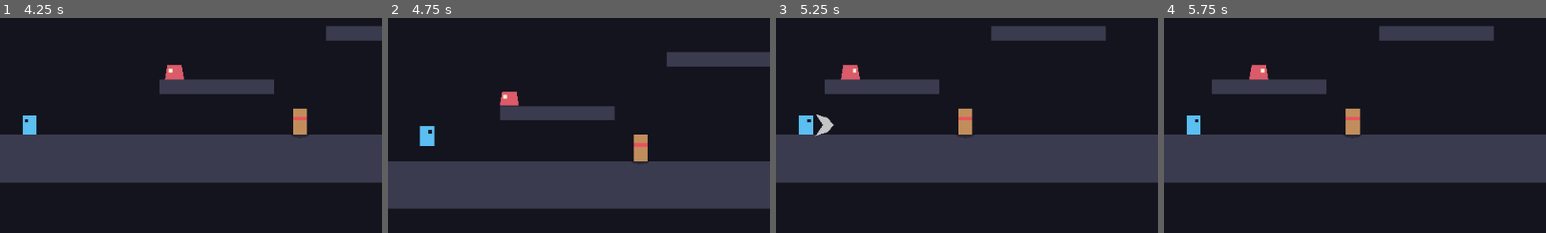
Above: before the commit, frames 1-4 (left to right).
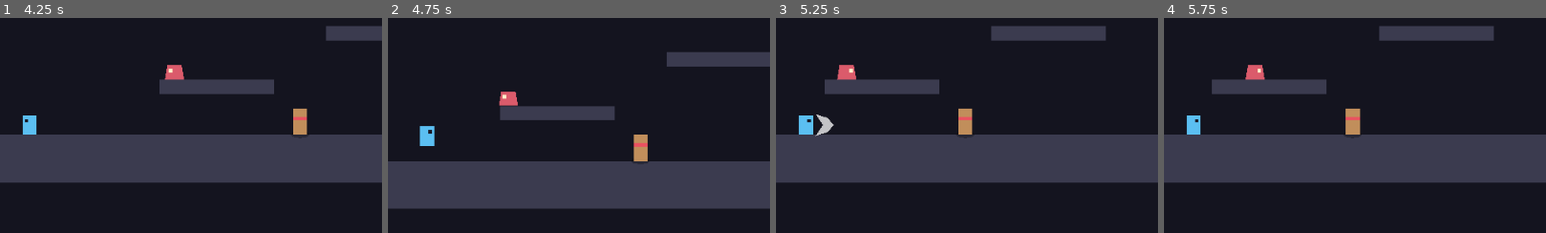
Above: after the commit, the same moments.

Repository: ProfTiagoBarros/2dGodotTemplate
Game: Godot game, scene res://ui/main_menu/main_menu.tscn
Two runs of this game, one before a commit and one after it. Both use one fixed random seed, a clock stepped at 60 frames per second and the inputs below.
Inputs (mouse positions are % of the whole screen's width and height, from its top left):
- Up to frame 1 (4.25 s): click "Play" at 0.5 s; tap Enter at 1.25 s; move the mouse to (72, 45) at 1.27 s; hold D (move_right) 1.28-2 s; tap J (attack) at 1.35 s; click (72, 45) at 1.42 s; tap Space (jump) at 1.52 s; drag from (30, 55) to (74, 60) at 2.02 s; move the mouse to (60, 28) at 2.77 s; hold A (move_left) 2.78-3.5 s; tap E (interact) at 2.85 s; click (60, 28) at 2.92 s; drag from (45, 70) to (70, 42) at 3.52 s
- Up to frame 2 (4.75 s): tap Space (jump) at 4.25, 4.52 s; move the mouse to (80, 65) at 4.27 s; hold D (move_right) from 4.28 s (still down); tap J (attack) at 4.35 s; click (80, 65) at 4.42 s
- Up to frame 3 (5.25 s): release D (move_right) at 5 s; drag from (20, 35) to (58, 42) at 5.02 s
- Up to frame 4 (5.75 s): no input
The pictures show only the part of the screen within x 46-96%, y 30-80%; the shares and areas given below are measured in that part.

Frame 1 is identical in both runs. In frame 2, less than 0.1% of the frame differs, in the area x 29-35%, y 34-41%; in frame 3, 0.2%, in the area x 16-22%, y 21-29%; in frame 4, 0.2%.

Commit message:
Revisão de segurança e performance
Segurança:
- Corrige execução de código via settings.cfg adulterado: ConfigFile
  construía objetos/carregava scripts (exploit reproduzido). Novo
  SafeConfig recusa construtores antes do parse; Settings valida chaves e
  tipos e limita volume a 0..1.
- Saves: recusa 'data' de tipo errado; SaveSystem.get_int para campos
  numéricos; leitura tolerante dos atalhos remapeados.
- CI: permissions contents:read, Godot/templates verificados por SHA-512,
  inputs via env, action de terceiros fixada por commit, validação de tag
  semver, APK debug marcado "-debug", Dependabot para actions.

Performance:
- HurtboxComponent dorme até area_entered (sem callback por frame).
- Percepção dos inimigos a ~10 Hz com fase aleatória (raycasts espalhados).

Testes: 126 verificações (8 novas de segurança/performance), 5/5 estáveis.

Co-Authored-By: Claude Opus 5.5 <noreply@anthropic.com>

Diff:
--- a/autoloads/input_bindings.gd
+++ b/autoloads/input_bindings.gd
@@ -256,28 +256,39 @@
 		"key":
 			var key := InputEventKey.new()
 			key.device = -1
-			key.physical_keycode = int(dict.get("physical_keycode", KEY_NONE)) as Key
+			key.physical_keycode = _int(dict, "physical_keycode", KEY_NONE) as Key
 			if key.physical_keycode == KEY_NONE:
-				key.keycode = int(dict.get("keycode", KEY_NONE)) as Key
+				key.keycode = _int(dict, "keycode", KEY_NONE) as Key
 			return key
 		"mouse_button":
 			# Só o mouse REAL: ignora cliques emulados pelo toque (DEVICE_ID_EMULATION).
 			var mouse := InputEventMouseButton.new()
 			mouse.device = InputEvent.DEVICE_ID_MOUSE
-			mouse.button_index = int(dict.get("button_index", MOUSE_BUTTON_LEFT)) as MouseButton
+			mouse.button_index = _int(dict, "button_index", MOUSE_BUTTON_LEFT) as MouseButton
 			return mouse
 		"joy_button":
 			var button := InputEventJoypadButton.new()
 			button.device = -1
-			button.button_index = int(dict.get("button_index", 0)) as JoyButton
+			button.button_index = _int(dict, "button_index", 0) as JoyButton
 			return button
 		"joy_motion":
 			var motion := InputEventJoypadMotion.new()
 			motion.device = -1
-			motion.axis = int(dict.get("axis", 0)) as JoyAxis
-			motion.axis_value = signf(float(dict.get("axis_value", 1.0)))
+			motion.axis = _int(dict, "axis", 0) as JoyAxis
+			motion.axis_value = signf(_float(dict, "axis_value", 1.0))
 			return motion
 	return null
+
+
+## Leitura tolerante: o settings.cfg pode ter sido editado à mão.
+static func _int(dict: Dictionary, key: String, default: int) -> int:
+	var value: Variant = dict.get(key, default)
+	return int(value) if value is int or value is float else default
+
+
+static func _float(dict: Dictionary, key: String, default: float) -> float:
+	var value: Variant = dict.get(key, default)
+	return float(value) if value is int or value is float else default
 
 
 ## Cópia "limpa" do evento capturado: sem modificadores, sem estado, device correto.
--- a/autoloads/save_system.gd
+++ b/autoloads/save_system.gd
@@ -73,12 +73,24 @@
 		return false
 
 	payload = _migrate(payload)
-	data = payload.get("data", {}) as Dictionary
+	# Save é entrada NÃO confiável (pode ser editado à mão): valide os tipos.
+	var loaded: Variant = payload.get("data", {})
+	if not loaded is Dictionary:
+		Log.warn("SaveSystem: campo 'data' inválido no slot %d" % slot)
+		return false
+	data = loaded
 	current_slot = slot
 	get_tree().call_group(PERSIST_GROUP, &"load_state", data)
 	Log.debug("SaveSystem: slot %d carregado" % slot)
 	game_loaded.emit(slot)
 	return true
+
+
+## Lê um número inteiro de `data` com segurança (JSON guarda números como
+## float, e um save editado pode trazer texto/listas no lugar).
+func get_int(key: String, default: int = 0) -> int:
+	var value: Variant = data.get(key, default)
+	return int(value) if value is int or value is float else default
 
 
 func delete_save(slot: int = 0) -> void:
--- a/autoloads/settings.gd
+++ b/autoloads/settings.gd
@@ -78,13 +78,31 @@
 
 	if not FileAccess.file_exists(PATH):
 		return
-	var saved := ConfigFile.new()
-	if saved.load(PATH) != OK:
-		Log.warn("Settings: arquivo corrompido, usando padrões.")
+	# NUNCA ConfigFile.load() direto em user://: pode executar código (ver SafeConfig).
+	var saved := SafeConfig.load_file(PATH)
+	if saved == null:
+		Log.warn("Settings: arquivo inválido ou inseguro, usando padrões.")
 		return
 	for section: String in saved.get_sections():
 		for key: String in saved.get_section_keys(section):
-			_config.set_value(section, key, saved.get_value(section, key))
+			var value: Variant = saved.get_value(section, key)
+			if is_valid_value(section, key, value):
+				_config.set_value(section, key, value)
+			else:
+				Log.warn("Settings: valor ignorado [%s] %s" % [section, key])
+
+
+## Aceita só chaves conhecidas com o tipo do valor padrão (int vale onde se
+## espera float). A seção "input" (atalhos remapeados) aceita listas; o
+## conteúdo é validado pelo InputBindings.
+func is_valid_value(section: String, key: String, value: Variant) -> bool:
+	if section == "input":
+		return value is Array
+	var section_defaults: Dictionary = DEFAULTS.get(section, {})
+	if not section_defaults.has(key):
+		return false
+	var expected := typeof(section_defaults[key])
+	return typeof(value) == expected or (expected == TYPE_FLOAT and value is int)
 
 
 func _apply(section: String, key: String, value: Variant) -> void:
@@ -92,7 +110,7 @@
 		"audio":
 			var bus := AudioServer.get_bus_index(key)
 			if bus != -1:
-				AudioServer.set_bus_volume_linear(bus, float(value))
+				AudioServer.set_bus_volume_linear(bus, clampf(float(value), 0.0, 1.0))
 		"video":
 			_apply_video(key, value)
 		"game":
--- a/core/components/hurtbox_component.gd
+++ b/core/components/hurtbox_component.gd
@@ -15,8 +15,17 @@
 @export var team: StringName = &""
 
 
+func _ready() -> void:
+	# Performance: só processa enquanto algo sobrepõe (dorme no resto do tempo).
+	set_physics_process(false)
+	area_entered.connect(_on_area_entered)
+
+
 func _physics_process(_delta: float) -> void:
-	if health == null or health.is_invulnerable() or not has_overlapping_areas():
+	if not has_overlapping_areas():
+		set_physics_process(false)
+		return
+	if health == null or health.is_invulnerable():
 		return
 	for area: Area2D in get_overlapping_areas():
 		var hitbox := area as HitboxComponent
@@ -28,6 +37,10 @@
 			return
 
 
+func _on_area_entered(_area: Area2D) -> void:
+	set_physics_process(true)
+
+
 func can_be_hit_by(hitbox: HitboxComponent) -> bool:
 	if hitbox.owner == owner:
 		return false
--- /dev/null
+++ b/core/utils/safe_config.gd
@@ -0,0 +1,34 @@
+class_name SafeConfig
+## Carrega ConfigFile de fontes NÃO confiáveis (user://, arquivos trocados
+## entre jogadores, mods).
+##
+## ATENÇÃO: ConfigFile.load() / parse() constroem objetos e carregam scripts a
+## partir do texto (`Object(RefCounted,"script":Resource("...gd"))`), ou seja,
+## um arquivo adulterado pode EXECUTAR CÓDIGO no jogo. O mesmo vale para
+## str_to_var() e bytes_to_var() com objetos. Aqui o texto é inspecionado ANTES
+## do parse e qualquer construtor de objeto/recurso é recusado.
+##
+## Para dados de jogo (saves), prefira JSON: ele só produz tipos primitivos.
+
+const _FORBIDDEN_PATTERN := "\\b(Object|Resource|ExtResource|SubResource)\\s*\\("
+
+static var _forbidden: RegEx
+
+
+## Retorna null se o arquivo não existir, for inválido ou contiver objetos.
+static func load_file(path: String) -> ConfigFile:
+	if not FileAccess.file_exists(path):
+		return null
+	return parse(FileAccess.get_file_as_string(path))
+
+
+static func parse(text: String) -> ConfigFile:
+	if _forbidden == null:
+		_forbidden = RegEx.create_from_string(_FORBIDDEN_PATTERN)
+	if _forbidden.search(text) != null:
+		push_warning("SafeConfig: arquivo recusado (contém construtor de objeto/recurso).")
+		return null
+	var config := ConfigFile.new()
+	if config.parse(text) != OK:
+		return null
+	return config
--- a/game/enemies/enemy.gd
+++ b/game/enemies/enemy.gd
@@ -12,6 +12,9 @@
 signal target_changed(target: Node2D)
 
 @export var stats: EnemyStats
+## Intervalo entre checagens de percepção (s). O raycast de linha de visão é a
+## parte cara; 10 Hz é imperceptível e funciona como "tempo de reação".
+@export var perception_interval := 0.1
 
 ## Player perseguido no momento (null = nenhum).
 var target: Node2D
@@ -19,6 +22,8 @@
 
 var _attacking := false
 var _windup_tween: Tween
+# Começa em fase aleatória: espalha os raycasts dos inimigos entre frames.
+var _perception_cooldown := randf() * 0.1
 
 @onready var visual: Node2D = $Visual
 @onready var squash: SquashStretch = $Visual/Squash
@@ -38,9 +43,12 @@
 	set_attack_active(false)
 
 
-func _physics_process(_delta: float) -> void:
+func _physics_process(delta: float) -> void:
 	# Antes da StateMachine (pai antes dos filhos): estados veem o alvo atual.
-	update_target()
+	_perception_cooldown -= delta
+	if _perception_cooldown <= 0.0:
+		_perception_cooldown += perception_interval
+		update_target()
 
 
 #region Percepção
--- a/game/game.gd
+++ b/game/game.gd
@@ -32,7 +32,7 @@
 
 func _on_player_died() -> void:
 	# Exemplo de uso do SaveSystem: contador de mortes persistente.
-	SaveSystem.data["deaths"] = int(SaveSystem.data.get("deaths", 0)) + 1
+	SaveSystem.data["deaths"] = SaveSystem.get_int("deaths") + 1
 	SaveSystem.save_game()
 	await get_tree().create_timer(respawn_delay, false).timeout
 	SceneLoader.reload_current_scene()
--- a/game/platformer/tests/platformer_smoke_test.gd
+++ b/game/platformer/tests/platformer_smoke_test.gd
@@ -58,9 +58,9 @@
 	var states: Array[StringName] = []
 	walker.state_machine.state_changed.connect(func(_from: StringName, to: StringName) -> void: states.append(to))
 	await _place(t, player, walker.global_position + Vector2(90.0, 0.0))
-	await t.frames(5)
-	t.check(walker.state_machine.current_state.name == &"Chase" and walker.velocity.x > 0.0,
-			"Ver o player faz o inimigo perseguir")
+	# Percepção roda a ~10 Hz: até 0,1 s de "tempo de reação".
+	var is_chasing := func() -> bool: return walker.state_machine.current_state.name == &"Chase" and walker.velocity.x > 0.0
+	t.check(await _wait_for(t, is_chasing, 20), "Ver o player faz o inimigo perseguir")
 	var health_before := player.health.current
 	for i in 150:
 		await t.frames(1)
@@ -162,9 +162,12 @@
 	t.check(player.global_position.x > start_x + 5.0, "Player anda para a direita")
 
 	var health_before := player.health.current
+	var hurtbox := player.get_node("Hurtbox") as HurtboxComponent
+	t.check(not hurtbox.is_physics_processing(), "Hurtbox dorme sem contato (performance)")
 	var spikes := game.find_child("Spikes", true, false) as Node2D
 	await _place(t, player, spikes.global_position + Vector2(0.0, -2.0))
 	t.check(player.health.current < health_before, "Espinhos causam dano")
+	t.check(hurtbox.is_physics_processing(), "Hurtbox acorda ao entrar em contato")
 	await t.frames(50) # i-frames + knockback
 
 
--- a/game/topdown/tests/topdown_smoke_test.gd
+++ b/game/topdown/tests/topdown_smoke_test.gd
@@ -130,7 +130,7 @@
 	slime.global_position = Vector2(480.0, 250.0)
 	var states: Array[StringName] = []
 	slime.state_machine.state_changed.connect(func(_from: StringName, to: StringName) -> void: states.append(to))
-	await t.frames(5)
+	await t.frames(12) # percepção a ~10 Hz + aceleração
 
 	# Persegue em 2D (nos dois eixos) e ataca com aviso.
 	t.check(slime.state_machine.current_state.name == &"Chase", "Slime vê o player e persegue")
--- a/tests/smoke_test.gd
+++ b/tests/smoke_test.gd
@@ -35,6 +35,7 @@
 	await _test_input_bindings()
 	await _test_debug_tools()
 	await _test_game_feel()
+	_test_security()
 
 	var suites_run := 0
 	for path: String in GENRE_SUITES:
@@ -272,6 +273,34 @@
 	check(not is_instance_valid(effect), "Efeito se libera ao terminar")
 
 
+func _test_security() -> void:
+	print("\n== security ==")
+	# settings.cfg adulterado: ConfigFile criaria objetos e rodaria scripts.
+	var evil := '[game]\nlocale=Object(RefCounted,"script":Resource("res://tests/smoke_test.gd"))\n'
+	check(SafeConfig.parse(evil) == null, "Config com Object(...)/Resource(...) é recusada")
+	check(SafeConfig.parse('[game]\nx = ExtResource ("1")\n') == null, "Variações com espaço também são recusadas")
+	var valid := SafeConfig.parse('[audio]\nMusic=0.5\n[game]\nlocale="pt_BR"\n')
+	check(valid != null and is_equal_approx(float(valid.get_value("audio", "Music")), 0.5), "Config válida carrega normalmente")
+	check(Settings.is_valid_value("audio", "Music", 1) and not Settings.is_valid_value("video", "fullscreen", "sim")
+			and not Settings.is_valid_value("game", "chave_desconhecida", true), "Settings só aceita chaves conhecidas com o tipo certo")
+
+	# Save adulterado/corrompido: tipos errados não podem derrubar o jogo.
+	var slot := TEST_SLOT + 1
+	var path := "%s/slot_%d.json" % [SaveSystem.SAVE_DIR, slot]
+	_write_text(path, '{"version": 1, "data": [1, 2, 3]}')
+	check(not SaveSystem.load_game(slot), "Save com 'data' de tipo errado é recusado")
+	_write_text(path, '{"version": 1, "data": {"deaths": "muitas"}}')
+	check(SaveSystem.load_game(slot) and SaveSystem.get_int("deaths") == 0, "Campo numérico adulterado vira o padrão")
+	SaveSystem.delete_save(slot)
+	SaveSystem.new_game(TEST_SLOT)
+
+
+func _write_text(path: String, text: String) -> void:
+	var file := FileAccess.open(path, FileAccess.WRITE)
+	file.store_string(text)
+	file.close()
+
+
 func real_seconds(seconds: float) -> void:
 	await get_tree().create_timer(seconds, true, false, true).timeout
 
Not shown, added: core/utils/safe_config.gd.uid
Not shown, changed: .github/actions/setup-godot/action.yml
Not shown, added: .github/dependabot.yml
Not shown, changed: .github/workflows/ci.yml
Not shown, changed: CLAUDE.md
Not shown, changed: IMPROVEMENTS.md
Not shown, changed: README.md
